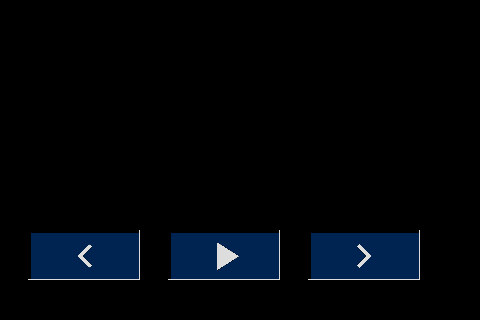
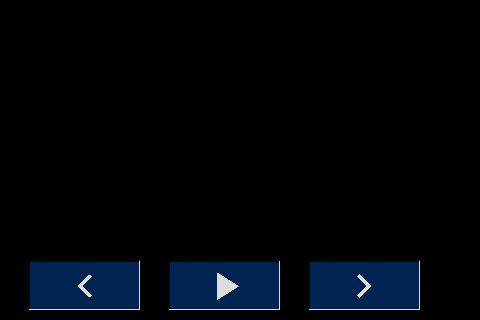
Layer changes from the first 480px x 320px image to the second:
painted on "Baggrund" over [left=28, top=230, right=420, bottom=310]
